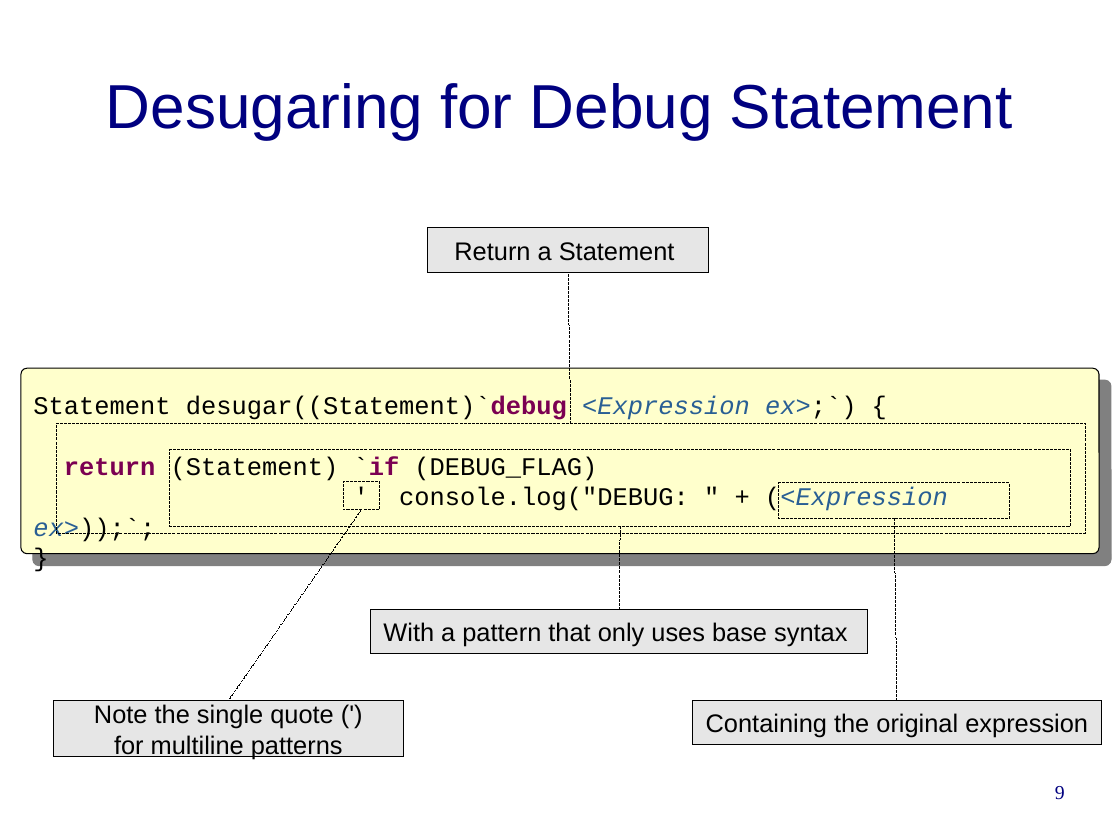
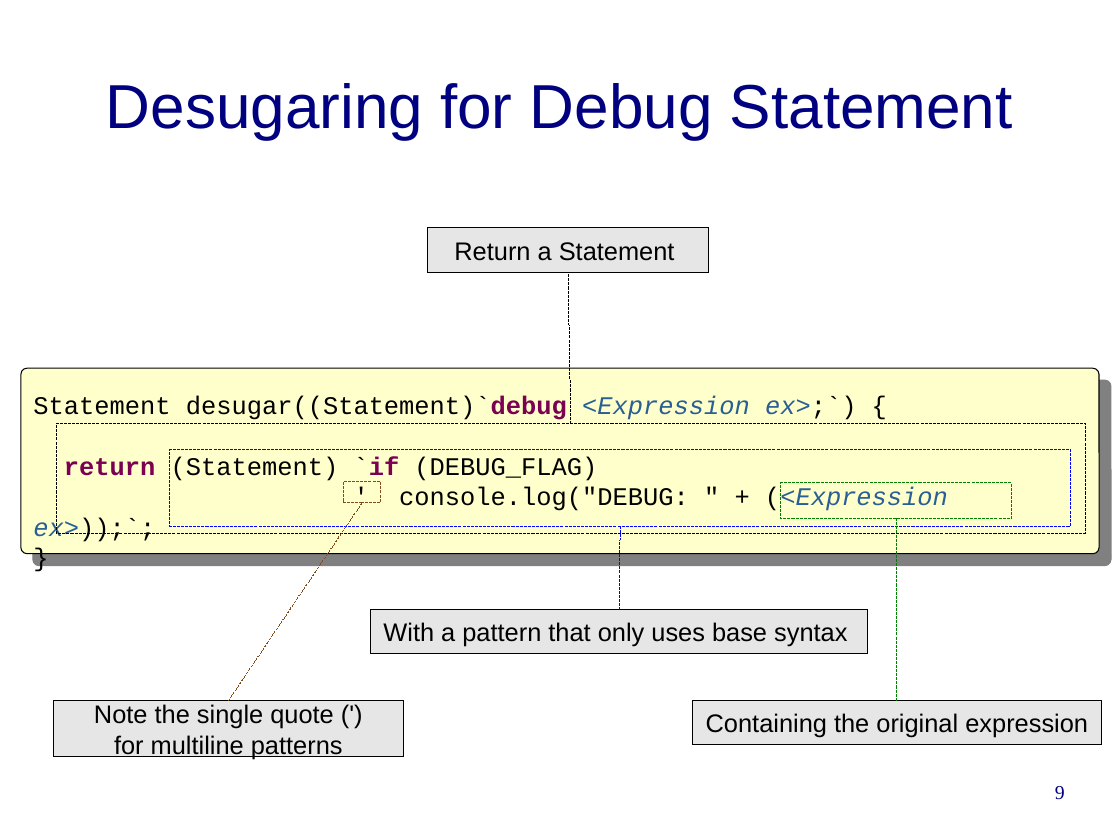
Before and after one commit to cwi-swat/rascal-course-pldi-2015, a slide deck: slide 9 of presentations/HackYourJavascript.odp. Drawn at 1120x840 pixels with LibreOffice and Linux fonts; fonts in the diff are those of the drawing; background and template pictures are left out. Boxes give left, top, right and bottom in pixels: in the first picture for what was removed or moved away, otherwise in the second. Text is boxed around its words. In the diff, an @@ line names an element or a change of style, - is before the commit and + after.

```diff
--- a/presentations/HackYourJavascript.odp
+++ b/presentations/HackYourJavascript.odp
@@ rectangle at box(170, 449, 1071, 525): outline #000000 0 pt to #0000FF 0 pt @@
@@ line moved from (362, 509) - (229, 700) to (362, 503) - (229, 700) @@
@@ line (362, 503) - (229, 700): stroke #000000 0 pt to #804C19 0 pt @@
@@ rectangle: place and size @@
-rectangle at box(344, 482, 379, 509)
+rectangle at box(344, 482, 380, 503)
@@ rectangle at box(344, 482, 380, 503): outline #000000 0 pt to #804C19 0 pt @@
@@ rectangle at box(781, 483, 1011, 518): outline #000000 0 pt to #008000 0 pt @@
@@ line (620, 526) - (619, 610): stroke #000000 0 pt to #0000FF 0 pt @@
@@ line (896, 519) - (897, 700): stroke #000000 0 pt to #008000 0 pt @@
```
Also in this commit, not shown: 1 other slide changed, 2 slides added.
